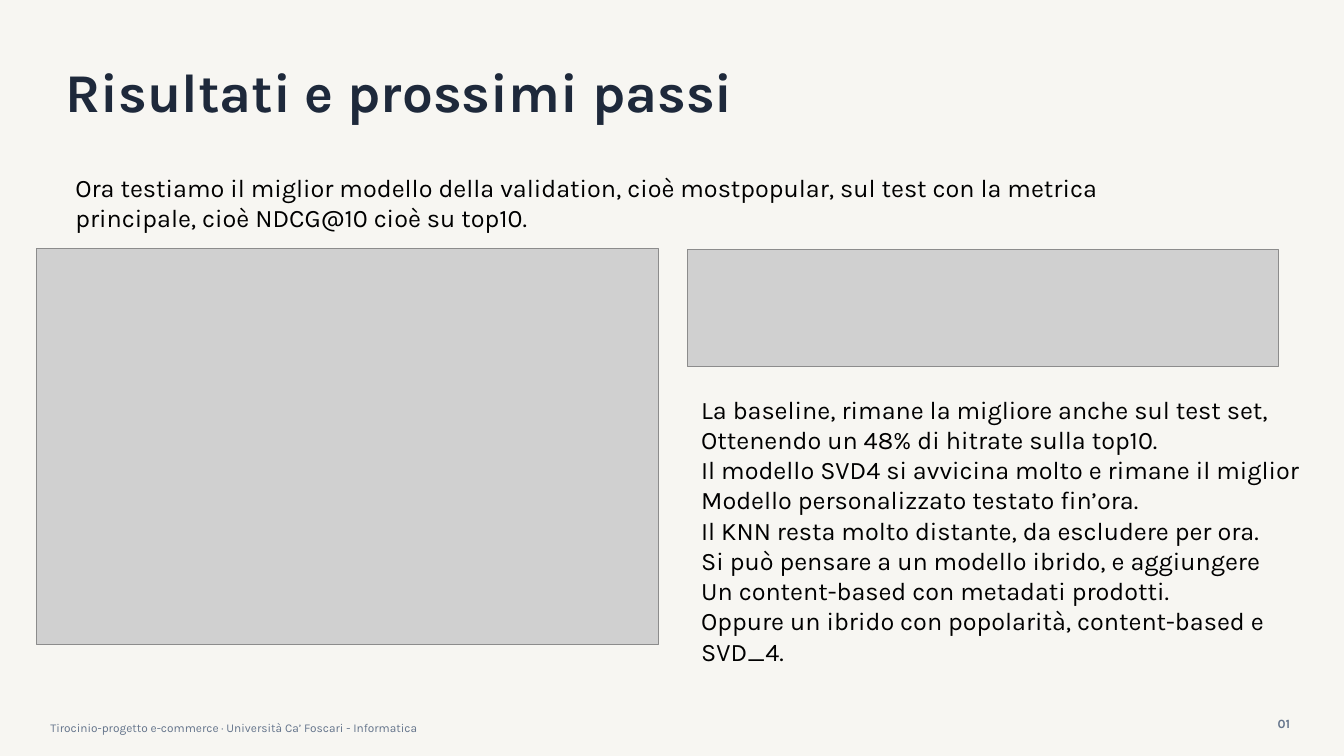
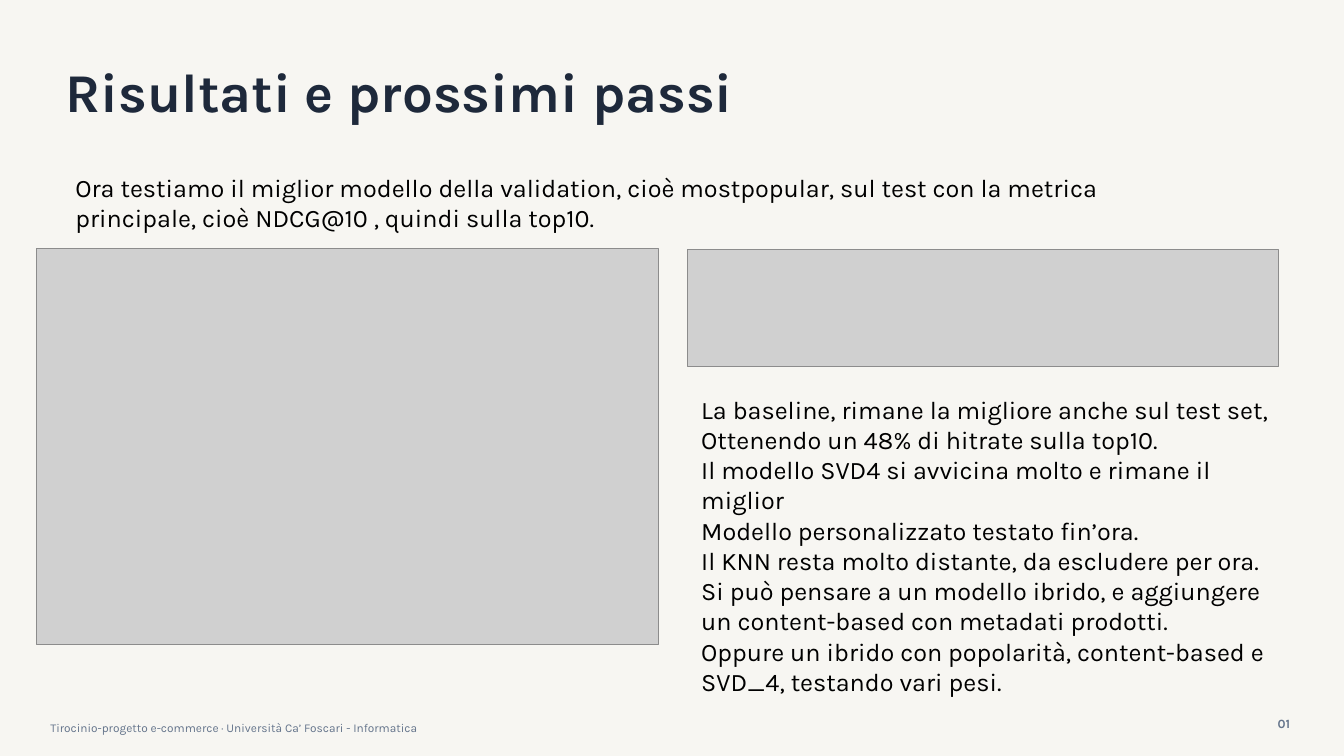
Before and after one commit to arsid2828/Tesi-ecommerce, a slide deck: slide 8 of PPT/HociaArsid-tirocinio-aggiornamento2.pptx. Drawn at 1344x756 pixels with LibreOffice and Linux fonts; fonts in the diff are those of the drawing; grey boxes stand for pictures. Boxes give left, top, right and bottom in pixels: in the first picture for what was removed or moved away, otherwise in the second. Text is boxed around its words. In the diff, an @@ line names an element or a change of style, - is before the commit and + after.

```diff
--- a/PPT/HociaArsid-tirocinio-aggiornamento2.pptx
+++ b/PPT/HociaArsid-tirocinio-aggiornamento2.pptx
@@ text at [75, 177, 1096, 233]: text changed @@
-Ora testiamo il miglior modello della validation, cioè mostpopular, sul test con la metrica principale, cioè NDCG@10 cioè su top10.
+Ora testiamo il miglior modello della validation, cioè mostpopular, sul test con la metrica principale, cioè NDCG@10 , quindi sulla top10.
@@ text at [701, 581, 1264, 667]: text changed @@
-Si può pensare a un modello ibrido, e aggiungere
-Un content-based con metadati prodotti.
-Oppure un ibrido con popolarità, content-based e SVD_4.
+Si può pensare a un modello ibrido, e aggiungere un content-based con metadati prodotti.
+Oppure un ibrido con popolarità, content-based e SVD_4, testando vari pesi.
```
Also in this commit, not shown: 1 other slide changed, 1 other file.
